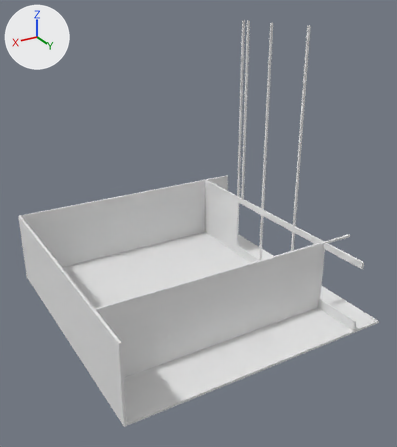
Two versions of the OBJ model assets/models/classroom.obj, one commit apart.
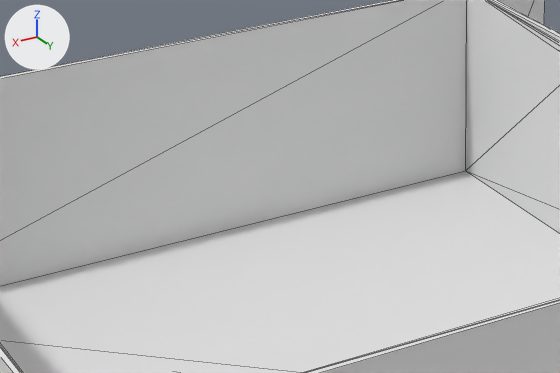
Each version is shown whole from a 50 mm camera at (117.0, 204.0, 141.0) aimed at (1.0, 9.0, 44.0), then close up on the part from 18% to 58% of the width and 41% to 65% of the height. The lights are fixed; the arrows at upper left show +X, +Y and +Z. The close-ups show mesh edges as thin lines. Where no turn or scale is listed for an object, it has been applied to the vertices. Vertices at the same position are counted once.

In view in the first close-up: 'classroom'.
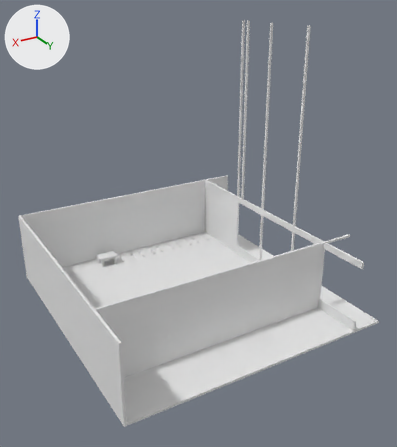
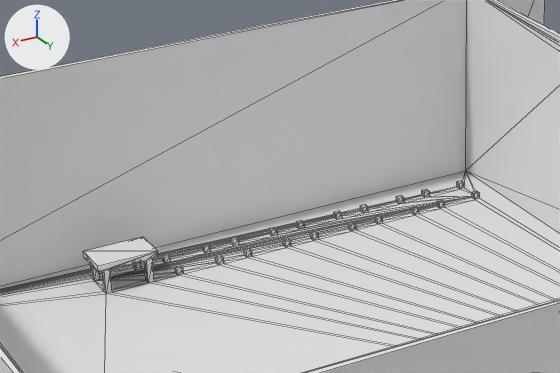
Commit message: room structure

What differs and where, as boxes (x1, y1, x2, y2) in the close-ups (560 x 373 px):
part 1 of me_classroom, built on: (0, 171, 560, 373) in both

What the commit changed:
me_classroom is used by ob_classroom; location (0.0, 0.0, 0.0).
me_classroom had 113 vertices, 234 faces and spanned x -63.0..63.0, y -63.0..63.0, z 0.0..126.0.
me_classroom now has 313 vertices, 646 faces and spans x -63.0..63.0, y -63.0..63.0, z 0.0..126.0.
Part 1, on me_classroom:
2 faces are deleted.
104 vertices are added at x -43.0..26.0, y -57.0..-51.0, z 1.0..6.0.
96 new vertices lie (1.0, 0.0, 0.0) away from vertices in x -43.0..24.0, y -57.0..-51.0, z 1.0..5.0.
414 new faces join them.
